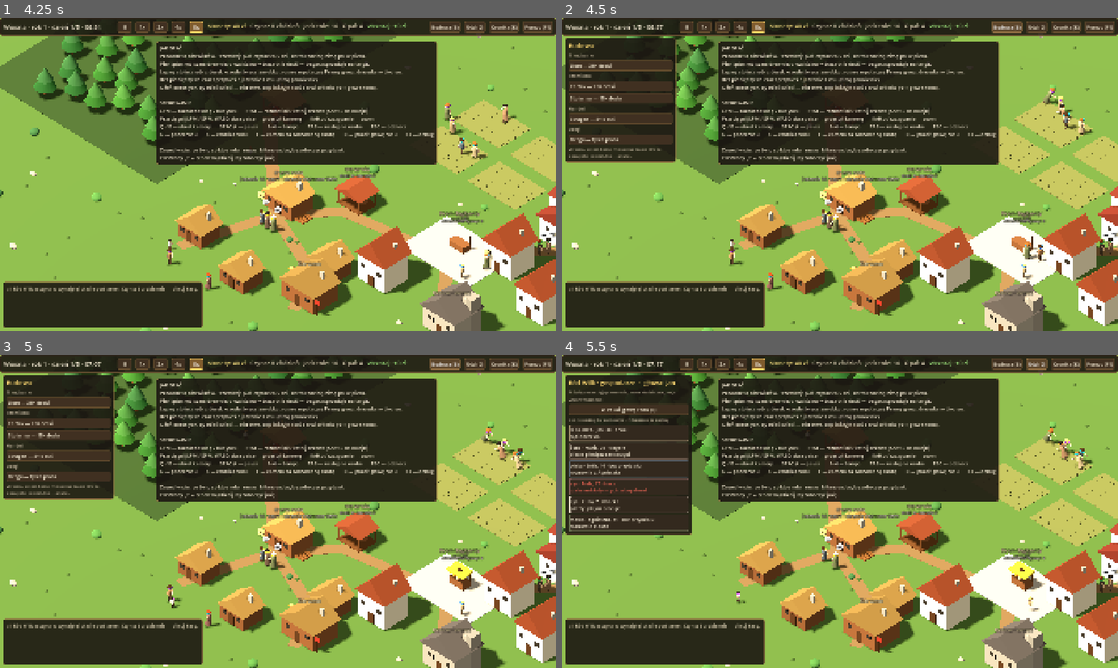
Above: before the commit, frames 1-4 (two rows, left to right).
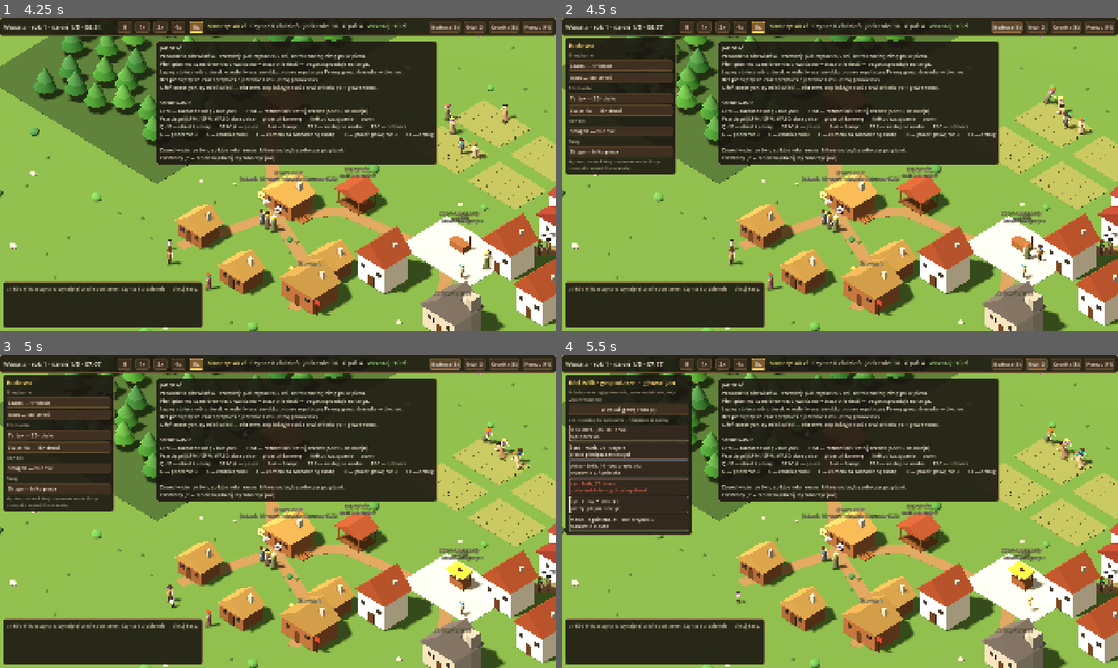
Above: after the commit, the same moments.

Repository: dwdzdc/dynastia
Game: Godot game, scene res://game/main.tscn
The game is run twice, just before and just after one commit, with the same random seed, the same clock (stepped at 60 frames per second) and the same inputs.
Inputs:
- Up to frame 1 (4.25 s): click "II" at 0.5 s; click "1x" at 1.25 s; click "2x" at 2 s; click "4x" at 2.75 s; click "8x" at 3.5 s
- Up to frame 2 (4.5 s): click "Budowa (B)" at 4.25 s
- Up to frame 3 (5 s): no input
- Up to frame 4 (5.5 s): click "Ród (G)" at 5 s

Frame 1 is identical in both runs. In frame 2, 3.8% of the frame differs, in the area x 0-21%, y 14-50%; in frame 3, 3.8%; in frame 4, nothing differs.

Commit message:
X5: wyjscie z bezdomnosci - szalas na dziko z klod z lasu (katalog budowy), bezdomny rod AI sam go stawia i sie wprowadza
Co-Authored-By: Claude Opus 5.5 <noreply@anthropic.com>

Diff:
--- a/data/balance.json
+++ b/data/balance.json
@@ -192,6 +192,7 @@
     "manor": {
       "food": 200,
       "log": 12, "tools": 8, "cloth": 12, "chair": 12, "luxury": 6, "plank": 20},
+    "shack": {"food": 10, "log": 4, "cloth": 4, "tools": 2},
     "stall": {"food": 60, "log": 20, "plank": 40, "chair": 12, "tools": 10, "cloth": 15, "luxury": 8}
   },
   "trees": {
@@ -226,7 +227,7 @@
     "default_target_food": 20,
     "default_target_firewood": 6,
     "debt_jail_forgive": 0.5,
-    "meal_away_price": 1.5, "authority_home": "manor", "stumpage_per_log": 0.5, "plot_price": {"house": 40.0, "sawmill": 30.0, "workshop": 25.0, "stall": 10.0, "road": 0.0},
+    "meal_away_price": 1.5, "authority_home": "manor", "stumpage_per_log": 0.5, "plot_price": {"shack": 0.0, "house": 40.0, "sawmill": 30.0, "workshop": 25.0, "stall": 10.0, "road": 0.0},
     "homeless_spot": [
       60.0,
       46.0
--- a/data/buildables.json
+++ b/data/buildables.json
@@ -1,4 +1,15 @@
 {
+  "shack": {
+    "label": "Szałas",
+    "category": "Mieszkanie",
+    "result": "shack",
+    "name": "Szałas",
+    "materials": {
+      "log": 4
+    },
+    "work": 200.0,
+    "clearance": 4.0
+  },
   "house": {
     "label": "Dom",
     "category": "Mieszkanie",
--- a/game/world_view.gd
+++ b/game/world_view.gd
@@ -320,6 +320,10 @@
 			_house(n, Vector3(9.0, 4.0, 6.0), PLASTER, Color(0.45, 0.2, 0.15), false)
 			_add(n, Gfx3D.box(Vector3(2.2, 6.5, 2.2), PLASTER), Vector3(-3.2, 3.25, 0))
 			_add(n, Gfx3D.cone(1.8, 2.4, Color(0.45, 0.2, 0.15), 4), Vector3(-3.2, 7.7, 0), PI / 4)
+		"shack":
+			# Szałas: drągi oparte o siebie, przykryte gałęziami.
+			_add(n, Gfx3D.roof(Vector3(3.0, 1.8, 2.6), LEAVES[0].darkened(0.2)), Vector3(0, 0.9, 0))
+			_add(n, Gfx3D.box(Vector3(0.7, 1.0, 0.1), WOOD_DARK), Vector3(0, 0.5, 1.3))
 		"tavern":
 			_house(n, Vector3(6.0, 3.0, 4.6), WOOD, THATCH.darkened(0.15), true)
 			_add(n, Gfx3D.cylinder(0.06, 2.6, WOOD_DARK), Vector3(3.4, 1.3, 2.0))
--- a/sim/ai.gd
+++ b/sim/ai.gd
@@ -93,6 +93,7 @@
 				w.jobs.replan(a)
 			else:
 				_assign(a, "none" if winter else "forager")
+	_shelter_homeless()   # po przydziałach: bezdomni budują szałas (X5)
 
 
 # Granice cen rodów AI (M3, R4): z zapasu i potrzeb. Czego brakuje — za to zapłacą
@@ -213,6 +214,40 @@
 		w.note(text, "info", asset.door())
 
 
+# Bezdomny ród AI stawia szałas na dziko i sam go buduje (X5); z niego dalej może
+# się wybić (wynajem, dom), a w nędzy odejść do miasta (X3).
+func _shelter_homeless() -> void:
+	for h: SimHousehold in w.households.values():
+		if h == w.household or h.members.is_empty() or h.home_id != "":
+			continue
+		var l := w.family.lineage_of(w.family.persons[h.members[0]])
+		if l == null or l.role == "trader":
+			continue
+		var builders: Array = h.members.map(func(pid): return w.agent_by_id(w.family.persons[pid].agent_id)).filter(
+			func(x): return x != null and x.is_active() and x.can_work())
+		if builders.is_empty():
+			continue
+		var sid := ""
+		for k in w.sites:
+			if int(w.sites[k]["household"]) == h.id:
+				sid = k
+		if sid == "":
+			var fr: Dictionary = w.map["forest"]
+			var edge := Vector2(float(fr["x"]) + float(fr["w"]) + 4.0, float(fr["y"]) + float(fr["h"]) * 0.6)
+			var at := _free_spot_near(edge, float(w.buildables["shack"]["clearance"]))
+			if at.x == INF:
+				continue
+			sid = w.commission("shack", at, null, h)
+			if sid == "":
+				continue
+			w.note("Ród %s stawia szałas na dziko." % l.name, "info", at)
+		var wa: SimAgent = builders[0]
+		w.contracts.quit(w.person_of(wa), "")
+		wa.job = "builder"
+		wa.workplace = sid
+		w.jobs.replan(wa)
+
+
 # Kupiec AI jeździ do miasta (U3), gdy ma na półce coś, czego miastu brakuje, a tam
 # zapłacą więcej niż on sam bierze we wsi.
 func _merchant_trips() -> void:
--- a/sim/jobs.gd
+++ b/sim/jobs.gd
@@ -943,6 +943,18 @@
 		if b.space("plank") > 0 and _hh(a).id == int(site["household"]) \
 				and _buy_trip(a, "plank", mini(int(cc["carry_planks"]), b.space("plank")), b, "kupuje deski na budowę", "niesie deski na budowę"):
 			return
+		# Kłody (np. na szałas) budowlaniec sam ścina w lesie i znosi na plac.
+		if b.space("log") > 0:
+			if a.carrying == "log":
+				_walk(a, b.door(), "niesie kłodę na budowę")
+				_do(a, "deposit", b.id)
+				return
+			var tr: SimTree = w.nearest_tree(a.position)
+			if tr != null:
+				_chop(a, tr, b)
+				_walk(a, b.door(), "niesie kłodę na budowę")
+				_do(a, "deposit", b.id)
+				return
 		_free_time(a, "budowa czeka na materiał")
 		return
 	var spot: Vector2 = b.position
--- a/sim/world.gd
+++ b/sim/world.gd
@@ -46,7 +46,7 @@
 
 const SITE_CLEARANCE := 6.0   # plac budowy nie może stać bliżej innego budynku
 const FOREST_JOBS := ["woodcutter", "forager"]   # co można robić w lesie (PPM na las)
-const HOUSE_TYPES := ["home", "decor_house", "decor_town", "manor"]  # budynki, w których można mieszkać
+const HOUSE_TYPES := ["home", "decor_house", "decor_town", "manor", "shack"]  # budynki, w których można mieszkać
 const START_AFTER_WAKE := 0.02           # gra startuje chwilę po pobudce (część doby)
 const TREE_PLACE_TRIES := 4000            # limit prób rozmieszczenia drzew
 const CHOP_SPOT := Vector2(0.9, 0.4)      # gdzie staje drwal względem pnia
@@ -768,6 +768,10 @@
 	b.rent_per_day = float(balance["economy"]["rent_per_day"].get(b.type, 0.0))
 	if bool(cfg.get("enterprise", false)):
 		add_enterprise(b, int(site["household"]))
+	# Ród AI bez dachu wprowadza się od razu do tego, co postawił (X5).
+	var sh: SimHousehold = households.get(int(site["household"]))
+	if b.type in HOUSE_TYPES and sh != null and sh != household and sh.home_id == "":
+		move_household(sh, b)
 	note("Budowa skończona: %s należy do rodu %s." % [b.name, lname], "good" if int(site["household"]) == household.id else "info", b.door())
 	chronicle.add(clock.now(), "built", "Zbudowany: %s." % b.name, [], int(site["lineage"]))
 
--- a/tests/run_tests.gd
+++ b/tests/run_tests.gd
@@ -100,6 +100,7 @@
 	_test_ai_falls()
 	_test_matchmaking()
 	_test_migration()
+	_test_shelter()
 	_test_theft_process()
 	_test_world_deterministic()
 	_test_world_30_days_autonomous()
@@ -1833,6 +1834,24 @@
 	check("a town with food to spare grows", town.population > p1)
 
 
+# X5 (S32): bezdomny ród AI stawia szałas z kłód z lasu i się do niego wprowadza.
+func _test_shelter() -> void:
+	var w = _new_world()
+	var h = w.household_at("n2")
+	w.move_household(h, null)
+	w.ai._shelter_homeless()
+	var sid := ""
+	for k in w.sites:
+		if int(w.sites[k]["household"]) == h.id:
+			sid = k
+	check("homeless lineage starts a shack and puts someone to build it", sid != "" and h.members.any(
+		func(pid): return w.agent_by_id(w.family.persons[pid].agent_id).job == "builder"))
+	var site: Dictionary = w.sites[sid]
+	site["b"].add("log", 4)
+	w.build_work(sid, 99999.0)
+	check("finished shack becomes their home", h.home_id == sid and w.buildings[sid].type == "shack")
+
+
 func _test_theft_process() -> void:
 	var w = _new_world()
 	w.clock.set_time(1, 0.5)
Not shown, changed: progress.md
